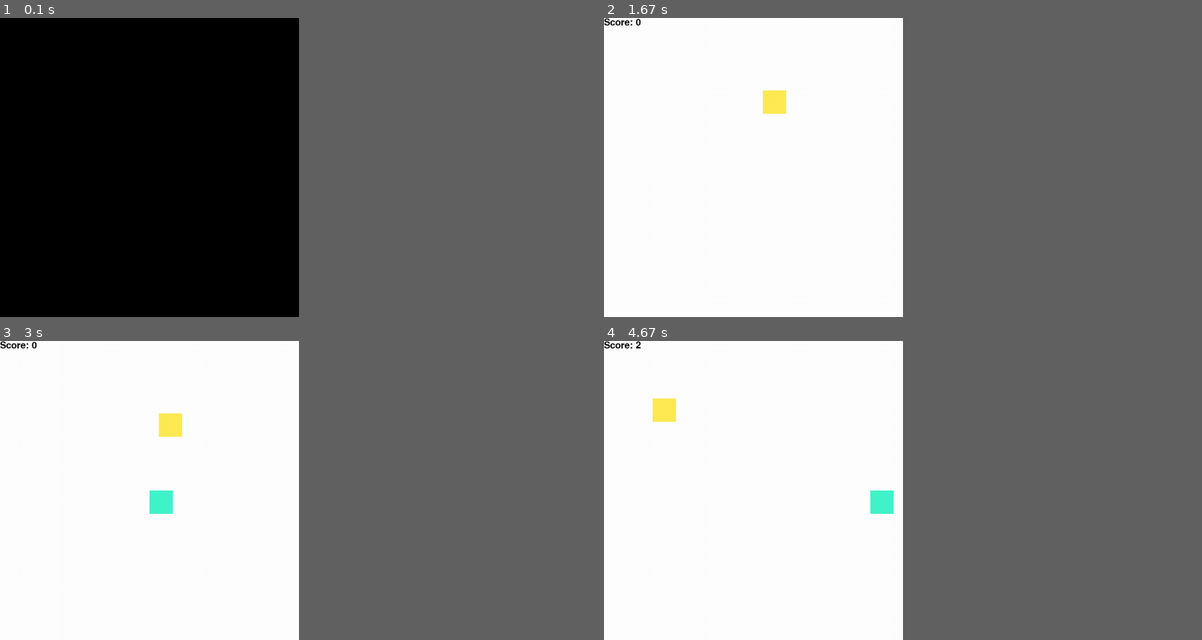
Above: before the commit, frames 1-4 (two rows, left to right).
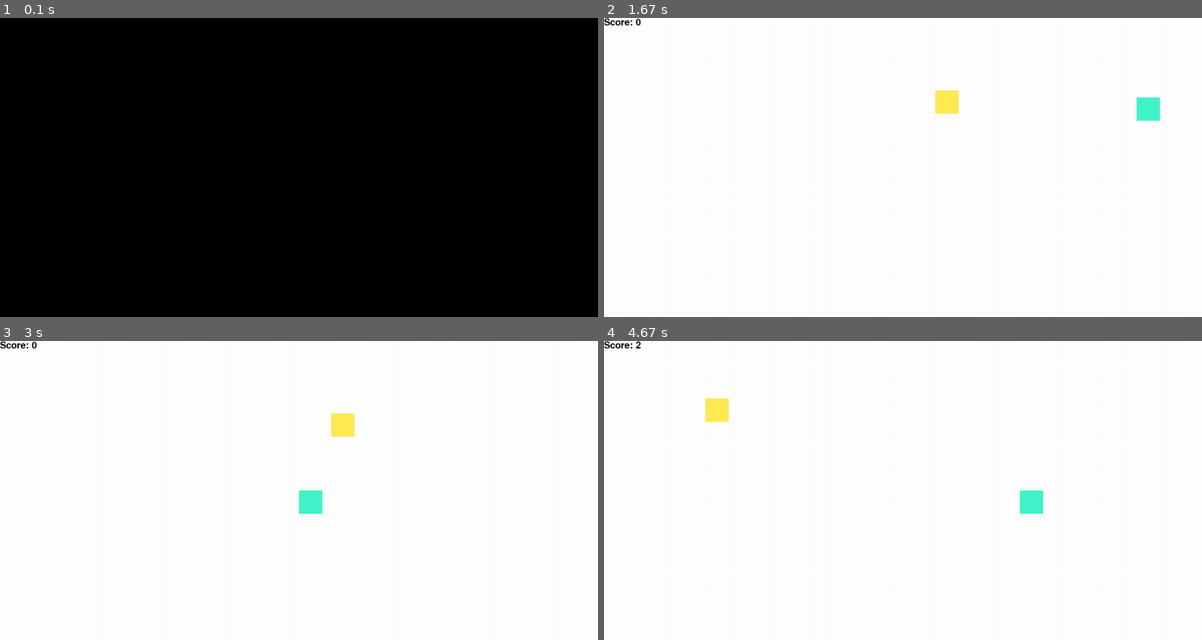
Above: after the commit, the same moments.

Repository: 100ballovby/6A_lessons_2122
Game: pygame game, started from 15_lesson_0702/00_basic_collision.py
The game is run twice, just before and just after one commit, with the same random seed, the same clock (stepped at 60 frames per second) and the same inputs.
Inputs:
- Up to frame 1 (0.1 s): no input
- Up to frame 2 (1.67 s): hold Right 0.33-0.8 s; hold Up 0.83-1.13 s; hold Right 1.17-1.63 s
- Up to frame 3 (3 s): hold Left 1.67-2.2 s; hold Down 2.23-2.53 s; hold Left 2.57-2.97 s
- Up to frame 4 (4.67 s): hold Up 3-3.37 s; hold Right 3.4-4.03 s; hold Down 4.07-4.43 s; hold Left from 4.47 s (still down)
In our replay, the window is 450x450 before the commit and 900x450 after it. These sizes can differ from the game's own. Grey fills any space a smaller window leaves; there, only what the larger window draws over its background counts as a difference.

The runs differ from the first frame. In frame 1, only the window size differs. In frame 2, 1.0% of the frame differs, in the area x 26-93%, y 24-35%; in frame 3, 1.3%; in frame 4, 1.3%, in the area x 8-74%, y 19-58%.

Commit message:
Finishing snake game template ⭐️

Diff:
--- a/15_lesson_0702/00_basic_collision.py
+++ b/15_lesson_0702/00_basic_collision.py
@@ -2,7 +2,7 @@
 from pygame.draw import rect, circle, polygon
 from random import randint
 
-W = 640
+W = 1280
 H = 640
 # создаю объект окна программы
 screen = pg.display.set_mode((W, H))  # 640pх - ширина и 480px - высота
@@ -27,7 +27,7 @@
 
 pg.font.init()  # подключение шрифта
 score_font = pg.font.SysFont('comicsans', 30)  # настройка шрифта
-game_over_font = pg.font.SysFont('arial', 30)  # настройки шрифта для проигрыша
+game_over_font = pg.font.SysFont('arial', 15)  # настройки шрифта для проигрыша
 
 finished = False  # флаг, который отвечает за работу программы
 game_over = False  # если проиграем, game_over = True
@@ -43,8 +43,8 @@
         for event in pg.event.get():
             if event.type == pg.KEYDOWN:  # если нажали на кнопку
                 if event.key == pg.K_c:  # если нажали на кнопку C
-                    x = W // 2
-                    y = H // 2
+                    player.x = W // 2
+                    player.y = H // 2
                     x_change = 0
                     y_change = 0
                     game_over = False
@@ -86,3 +86,6 @@
         enemy.x = randint(0, W - block)
         enemy.y = randint(0, H - block)
         score += 1
+
+    if (player.x < 0 or player.x > W) or (player.y < 0 or player.y > H):
+        game_over = True
